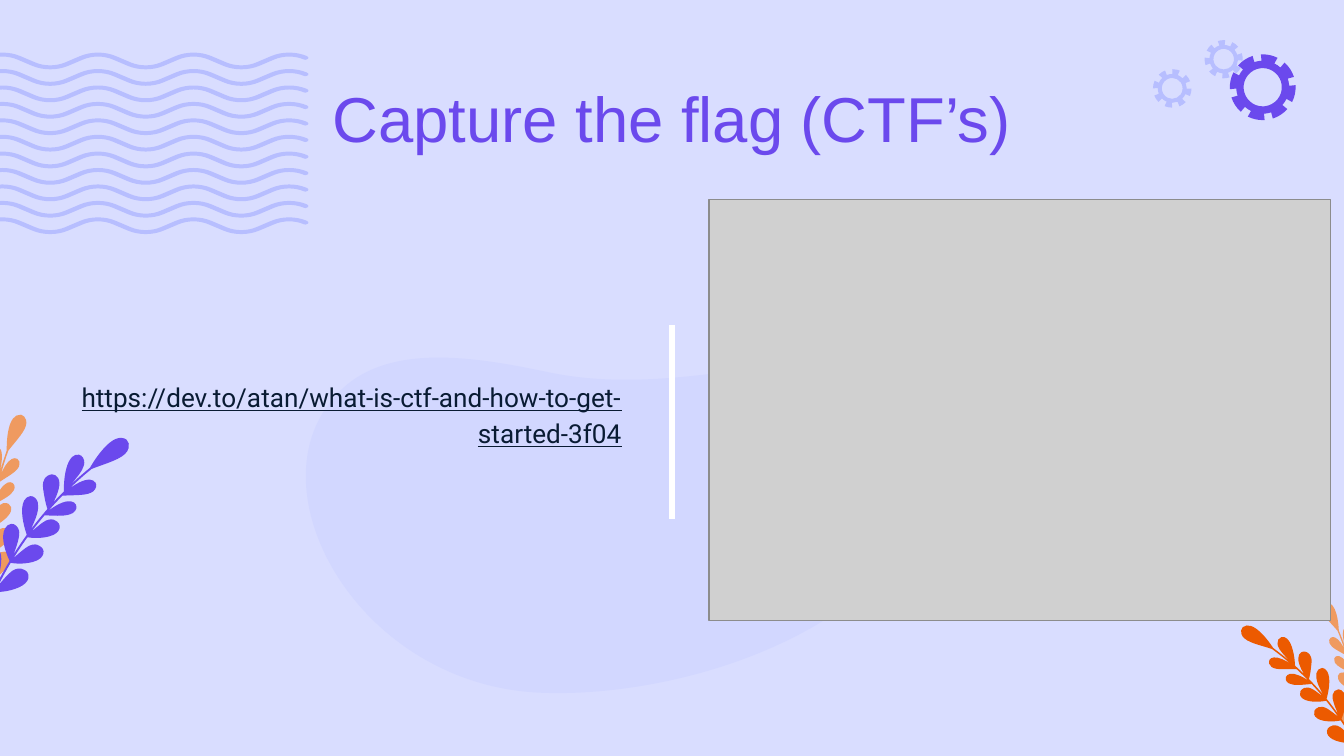
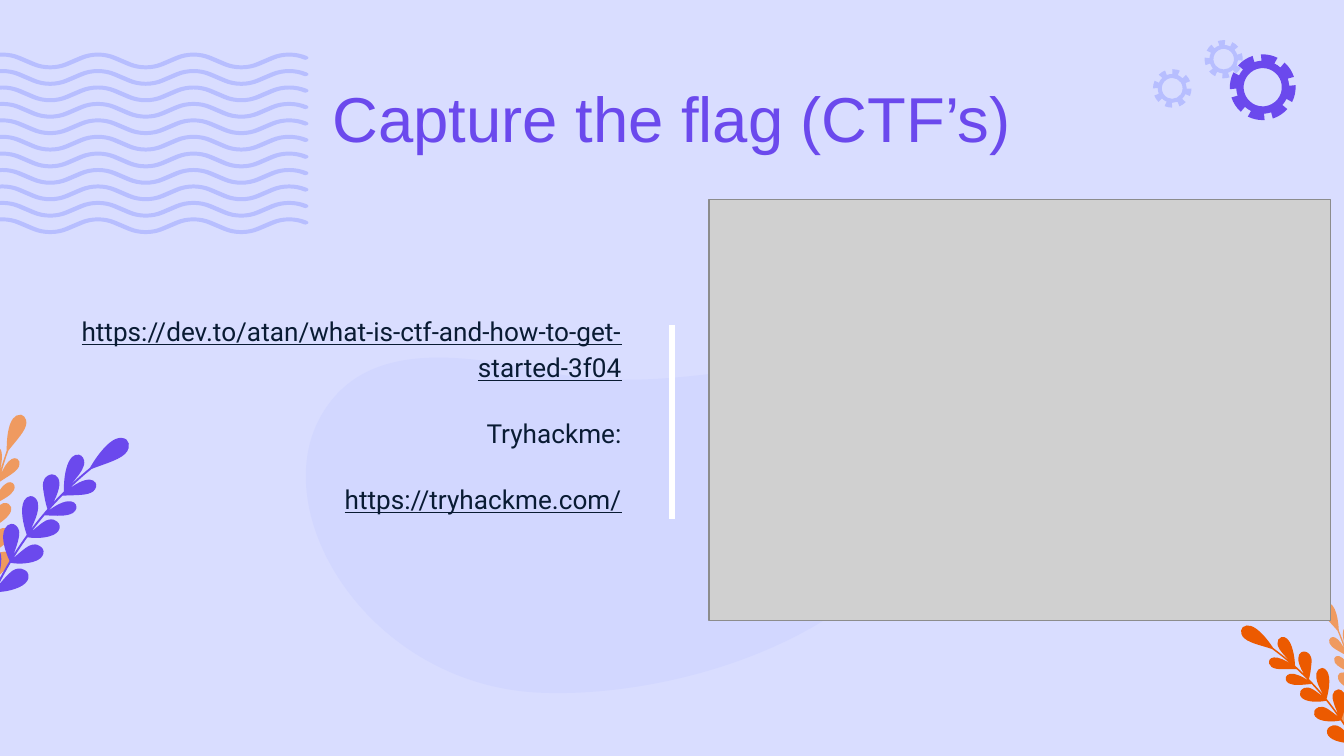
Before and after one commit to KnelC/profile-vuln, a slide deck: slide 14 of presentation/apresentacao CIC.pptx. Drawn at 1344x756 pixels with LibreOffice and Linux fonts; fonts in the diff are those of the drawing; grey boxes stand for pictures. Boxes give left, top, right and bottom in pixels: in the first picture for what was removed or moved away, otherwise in the second. Text is boxed around its words. In the diff, an @@ line names an element or a change of style, - is before the commit and + after.

```diff
--- a/presentation/apresentacao CIC.pptx
+++ b/presentation/apresentacao CIC.pptx
@@ text at [345,423,622,515]: paragraphs added @@
+Tryhackme:
+https://tryhackme.com/
```
Also in this commit, not shown: 1 other slide changed, 1 other file.
